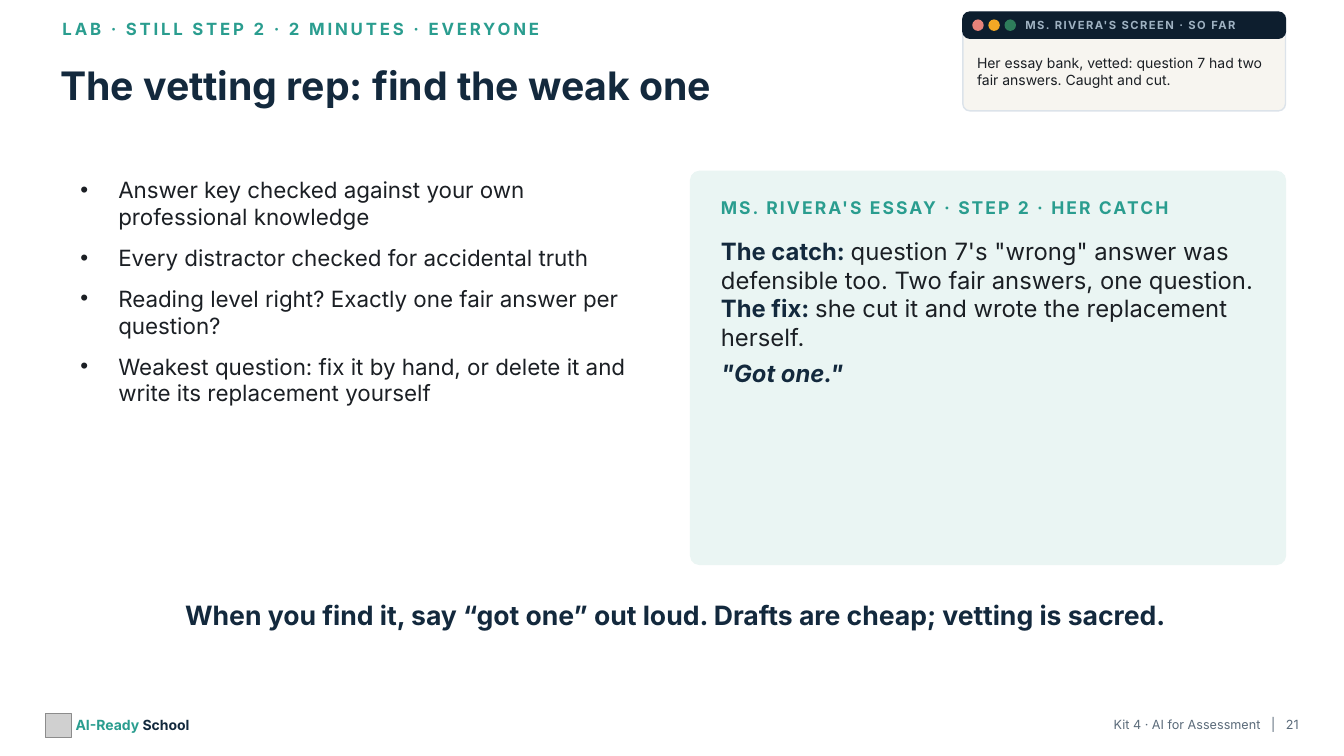
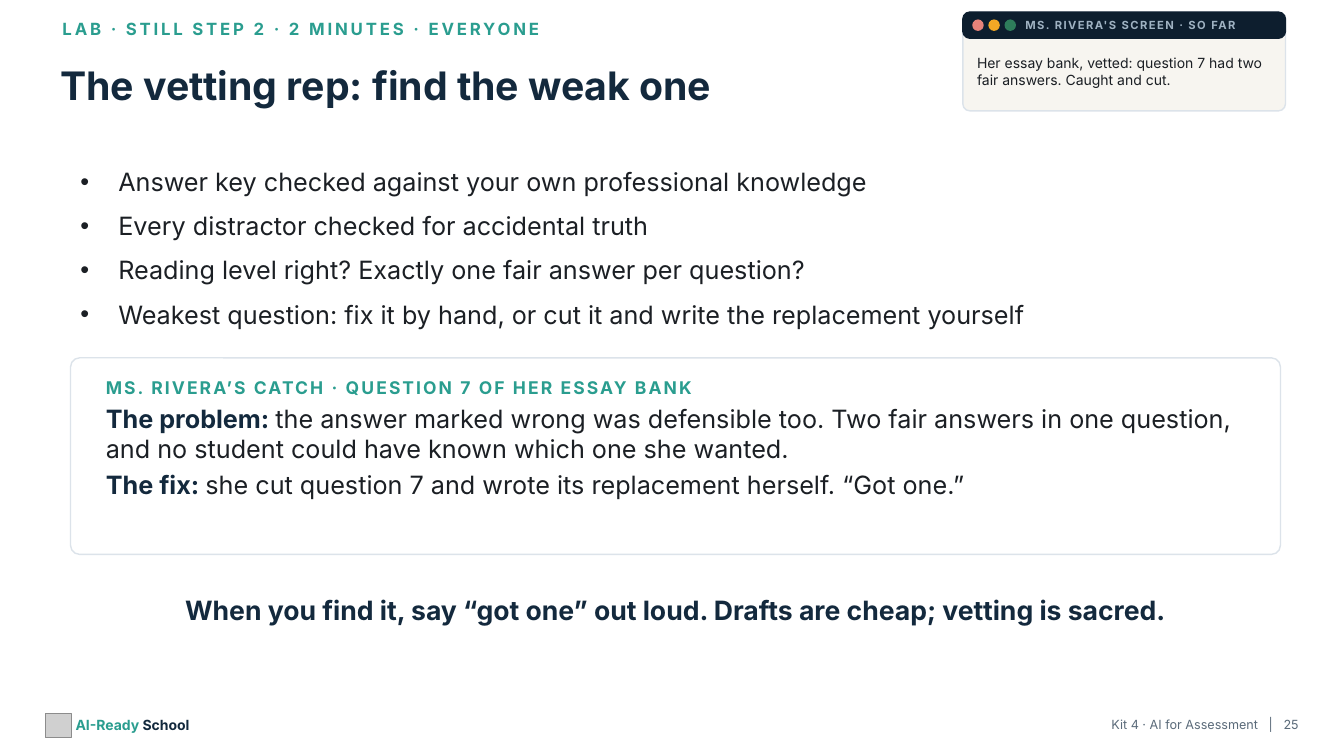
Before and after one commit to aspinozzi1/Ai-School-Ready, a slide deck: slide 25 of kits/kit04/Kit04_PresentationDeck.pptx (slide 21 before the commit). Drawn at 1344x756 pixels with LibreOffice and Linux fonts; fonts in the diff are those of the drawing; grey boxes stand for pictures. Boxes give left, top, right and bottom in pixels: in the first picture for what was removed or moved away, otherwise in the second. Text is boxed around its words. In the diff, an @@ line names an element or a change of style, - is before the commit and + after.

```diff
--- a/kits/kit04/Kit04_PresentationDeck.pptx
+++ b/kits/kit04/Kit04_PresentationDeck.pptx
@@ text "Answer key checked against your ...": place and size @@
-text "Answer key checked against your ..." at [118, 181, 625, 406]
+text "Answer key checked against your ..." at [118, 172, 1025, 329]
@@ text at [118, 172, 866, 285]: size 16 to 18 pt in "Answer key checked against your own professional ...", "Every distractor checked for accidental truth", "Reading level right? Exactly one fair answer ..." @@
@@ text at [118, 305, 1025, 329]: text changed; size 16 to 18 pt @@
-• Weakest question: fix it by hand, or delete it and write its replacement yourself
+• Weakest question: fix it by hand, or cut it and write the replacement yourself
@@ rounded rectangle: place and size @@
-rounded rectangle at [691, 171, 1286, 565]
+rounded rectangle at [71, 358, 1280, 555]
@@ rounded rectangle at [71, 358, 1280, 555]: fill #EAF5F3 to #FFFFFF; outline #EAF5F3 1 pt to #DCE3EA 1 pt; proportions changed @@
@@ text at [124, 381, 470, 394]: text changed @@
-MS. RIVERA'S ESSAY · STEP 2 · HER CATCH
+MS. RIVERA’S CATCH · QUESTION 7 OF HER ESSAY BANK
@@ text at [106, 409, 1231, 499]: text changed; size 17 to 18 pt @@
-The catch: question 7's "wrong" answer was defensible too. Two fair answers, one question.
-The fix: she cut it and wrote the replacement herself.
-"Got one."
+The problem: the answer marked wrong was defensible too. Two fair answers in one question, and no student could have known which one she wanted.
+The fix: she cut question 7 and wrote its replacement herself. “Got one.”
@@ text "When you find it, say ...": place and size @@
-text "When you find it, say ..." at [185, 604, 1165, 631]
+text "When you find it, say ..." at [185, 599, 1165, 626]
@@ text at [1111, 719, 1299, 729]: text changed @@
-Kit 4 · AI for Assessment | 21
+Kit 4 · AI for Assessment | 25
```
Also in this commit, not shown: 13 other slides changed, 6 slides added, 7 other files.
